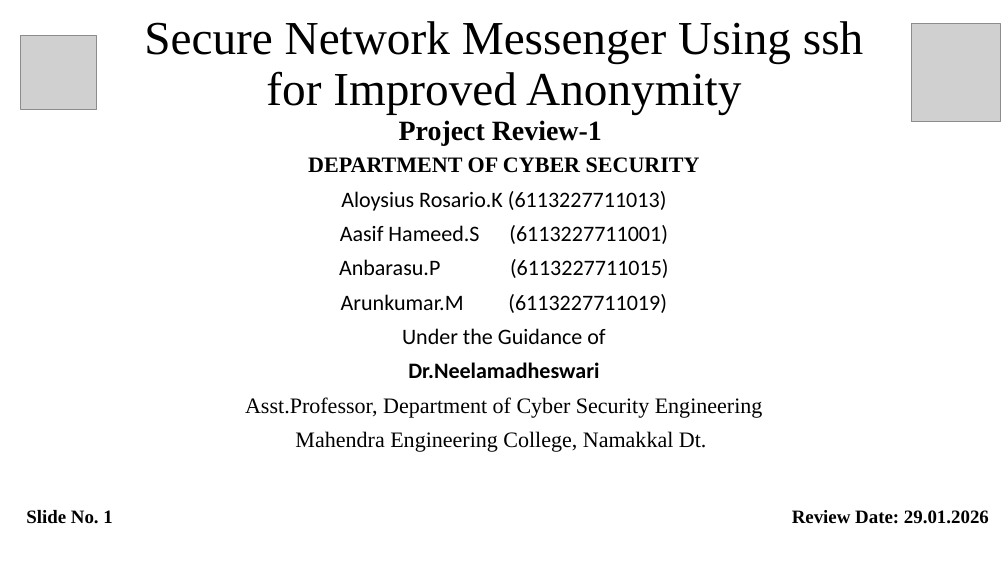
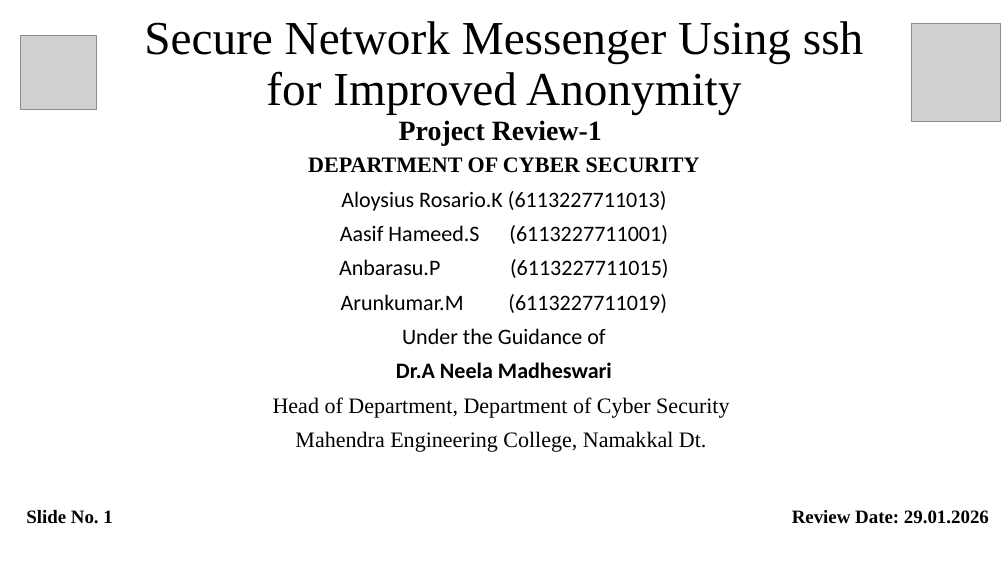
Before and after one commit to K-Aloysius-Rosario/Project, a slide deck: slide 1 of Secure Network Messenger Using ssh for Improved Anonymity.pptx. Drawn at 1008x567 pixels with LibreOffice and Linux fonts; fonts in the diff are those of the drawing; grey boxes stand for pictures. Boxes give left, top, right and bottom in pixels: in the first picture for what was removed or moved away, otherwise in the second. Text is boxed around its words. In the diff, an @@ line names an element or a change of style, - is before the commit and + after.

```diff
--- a/Secure Network Messenger Using ssh for Improved Anonymity.pptx
+++ b/Secure Network Messenger Using ssh for Improved Anonymity.pptx
@@ subtitle at (273, 362, 729, 417): text changed @@
-Dr.Neelamadheswari
-Asst.Professor, Department of Cyber Security Engineering
+Dr.A Neela Madheswari
+Head of Department, Department of Cyber Security
```
Also in this commit, not shown: 3 other slides changed, 2 other files.
